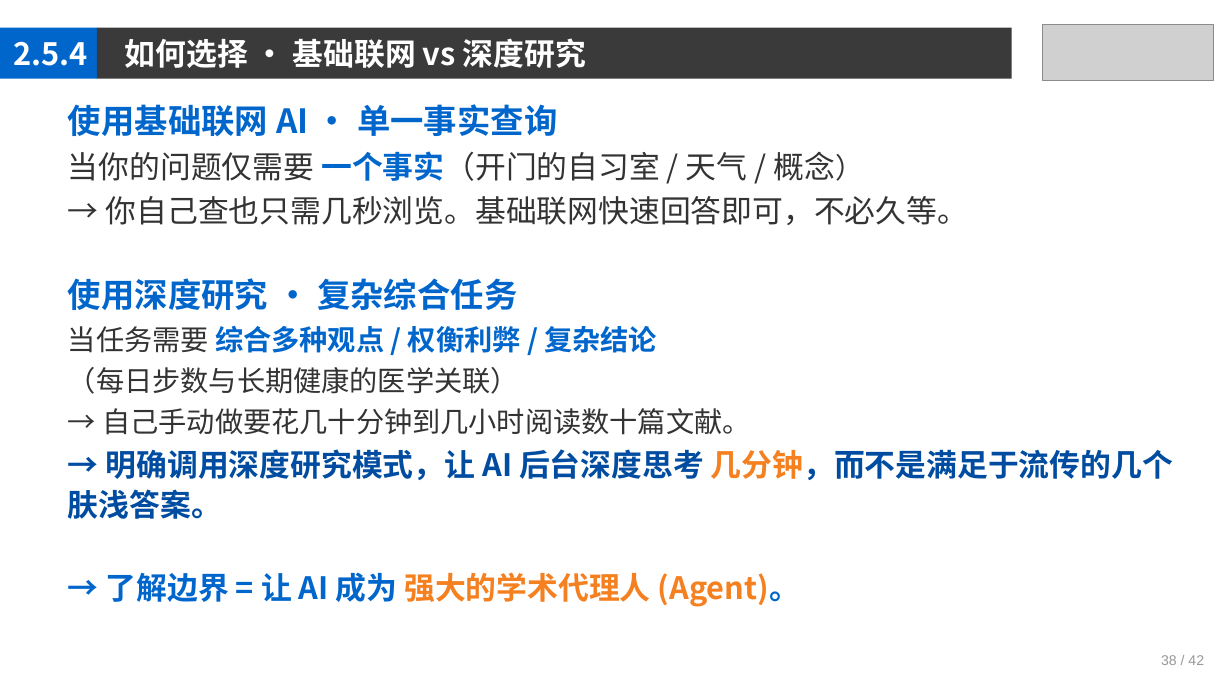
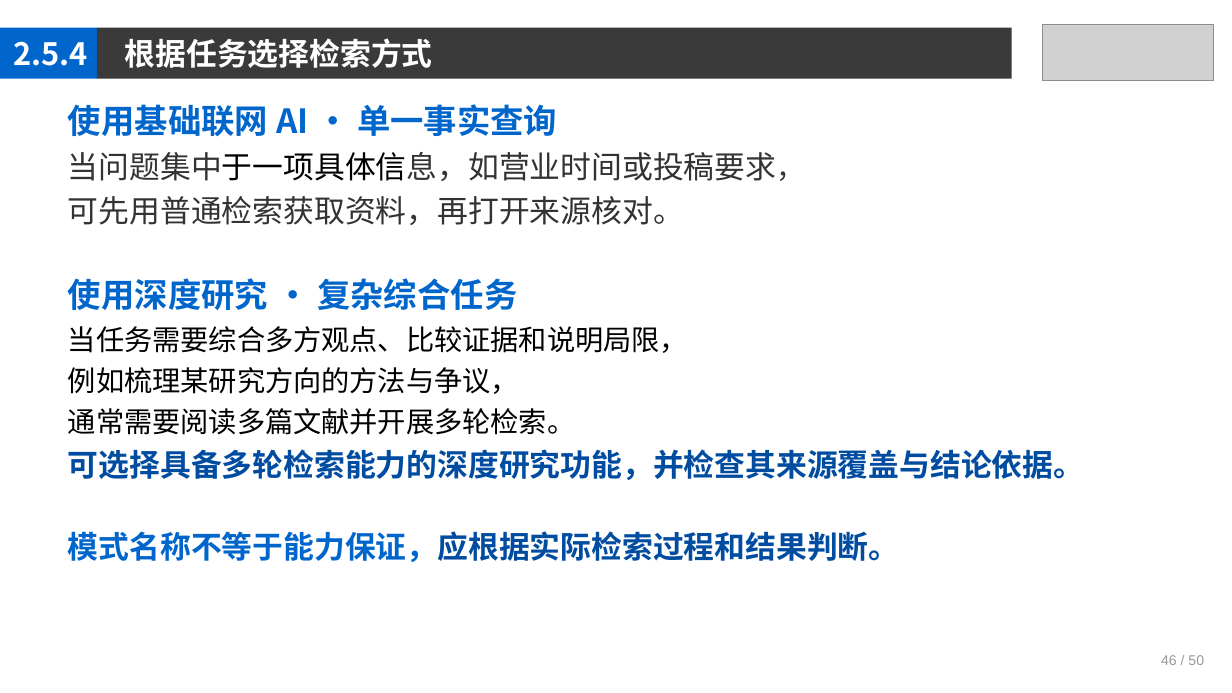
Before and after one commit to jpqiang/AIGC, a slide deck: slide 46 of 课件/第2章.pptx. Drawn at 1232x693 pixels with LibreOffice and Linux fonts; fonts in the diff are those of the drawing; grey boxes stand for pictures. Boxes give left, top, right and bottom in pixels: in the first picture for what was removed or moved away, otherwise in the second. Text is boxed around its words. In the diff, an @@ line names an element or a change of style, - is before the commit and + after.

```diff
--- a/课件/第2章.pptx
+++ b/课件/第2章.pptx
@@ text at bbox=[125, 38, 433, 68]: text changed @@
-如何选择 · 基础联网 vs 深度研究
+根据任务选择检索方式
@@ text at bbox=[68, 152, 776, 225]: text changed @@
-当你的问题仅需要 一个事实（开门的自习室 / 天气 / 概念）
-→ 你自己查也只需几秒浏览。基础联网快速回答即可，不必久等。
+当问题集中于一项具体信息，如营业时间或投稿要求，
+可先用普通检索获取资料，再打开来源核对。
@@ text at bbox=[68, 326, 1084, 562]: text changed; text colour #333333 to #000000 @@
-当任务需要 综合多种观点 / 权衡利弊 / 复杂结论
-（每日步数与长期健康的医学关联）
-→ 自己手动做要花几十分钟到几小时阅读数十篇文献。
-→ 明确调用深度研究模式，让 AI 后台深度思考 几分钟，而不是满足于流传的几个肤浅答案。
-→ 了解边界 = 让 AI 成为 强大的学术代理人 (Agent)。
+当任务需要综合多方观点、比较证据和说明局限，
+例如梳理某研究方向的方法与争议，
+通常需要阅读多篇文献并开展多轮检索。
+可选择具备多轮检索能力的深度研究功能，并检查其来源覆盖与结论依据。
+模式名称不等于能力保证，应根据实际检索过程和结果判断。
@@ text at bbox=[1161, 655, 1204, 665]: text changed @@
-38 / 42
+46 / 50
```
Also in this commit, not shown: 47 other slides changed.
